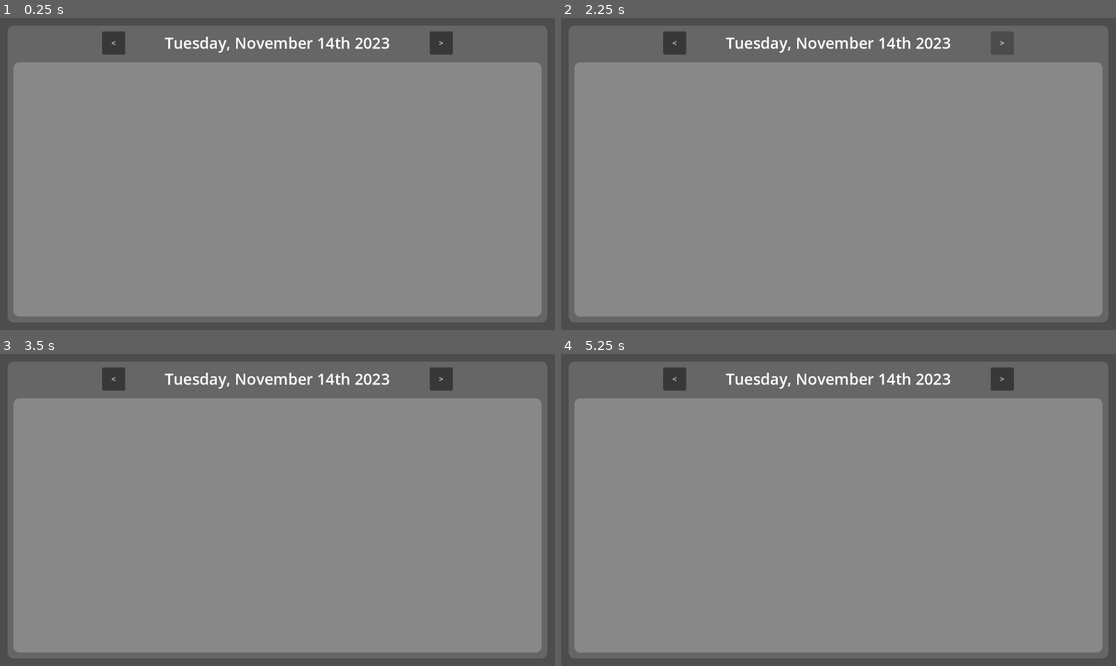
Above: before the commit, frames 1-4 (two rows, left to right).
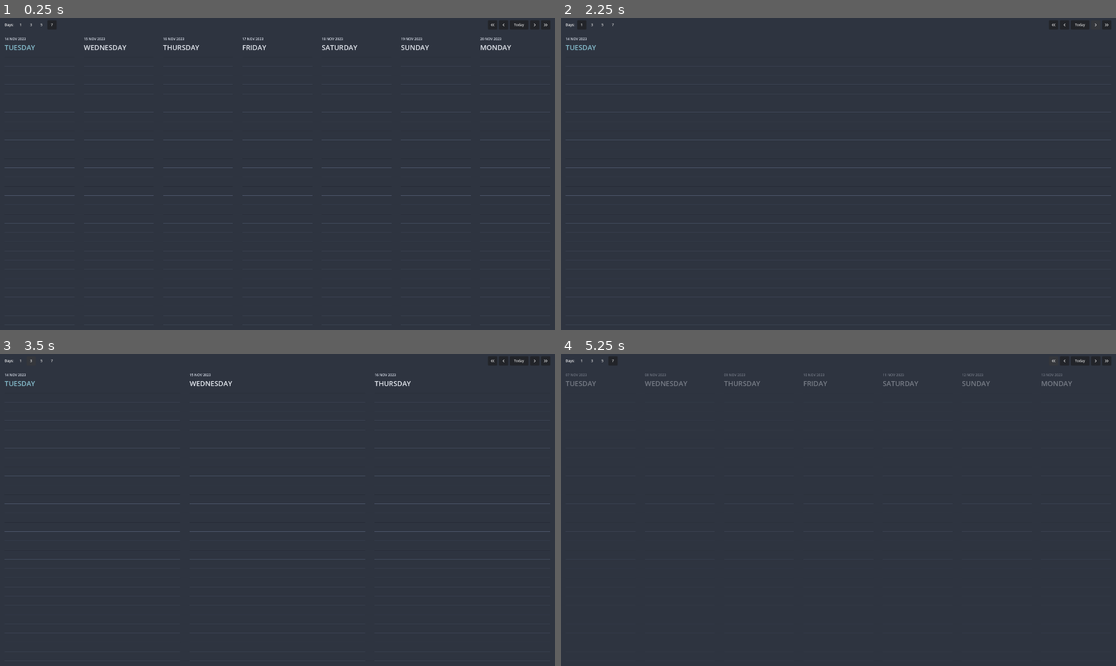
Above: after the commit, the same moments.

Repository: njamster/habituary
Game: Godot game, scene res://main_window/main_window.tscn
Same seed, same stepped clock (60 frames per second), same inputs: the game is played once before the commit and once after it. Before the commit the project starts from res://day_panel/day_panel.tscn.
Inputs (mouse positions are in pixels of both pictures, inside the frame that each line leads up to; where the layout moved, square brackets give the same spot in the first picture):
- Up to frame 1 (0.25 s): no input
- Up to frame 2 (2.25 s): click (1066, 24) [672, 42] at 0.5 s; click (583, 24) at 1.25 s, where only the run after the commit has a clickable "1"; click (1093, 24) [1005, 42] at 2 s
- Up to frame 3 (3.5 s): click (33, 360) at 2.75 s, where only the run after the commit has a clickable "3"
- Up to frame 4 (5.25 s): click (605, 360) at 3.5 s, where only the run after the commit has a clickable "5"; click (610, 360) at 4.25 s, where only the run after the commit has a clickable "7"; click (1054, 360) at 5.02 s

The runs differ from the first frame. In frame 1, 99% of the frame differs, in the area x 0-100%, y 0-100%; in frame 2, 99%; in frame 3, 99%; in frame 4, 99%.

Commit message:
Rework UI, Pt. 1
- Users can choose between viewing 1, 3, 5 or 7 days at once
- A navigation panel allows shifting the view by one day or one week
  forwards/backwards at the click of a button each
- The current day is highlighted in a different color
- Past days are dimmed down to 0.4 of their alpha value
- Colors mostly stem from the "Nord" color theme for now
- The 'add_days' function now returns a newly created object

Diff:
--- a/custom/resources/date.gd
+++ b/custom/resources/date.gd
@@ -98,7 +98,8 @@
 
 
 func add_days(shift: int) -> Date:
-	assert(shift != 0)
+	if shift == 0:
+		return self
 
 	var new_day = day + shift
 	var new_month = month
@@ -121,12 +122,12 @@
 			days_in_current_month = Date._days_in_month(new_month, new_year)
 			new_day += days_in_current_month
 
-	day = new_day
-	month = new_month
-	year = new_year
-	weekday = wrapi(weekday + shift, 1, 8)
-
-	return self
+	return Date.new({
+		"year": new_year,
+		"month": new_month,
+		"day": new_day,
+		"weekday": wrapi(weekday + shift, 0, 7)
+	})
 
 
 func format(format_string: String) -> String:
@@ -140,6 +141,20 @@
 			output += string
 
 	return output
+
+
+func is_today() -> bool:
+	var date_dict := Time.get_date_dict_from_system()
+	return date_dict.year == self.year and \
+		date_dict.month == self.month and \
+		date_dict.day == self.day
+
+
+func is_past() -> bool:
+	var date_dict := Time.get_date_dict_from_system()
+	return date_dict.year > self.year or \
+		date_dict.year == self.year and date_dict.month > self.month or \
+		date_dict.year == self.year and date_dict.month == self.month and date_dict.day > self.day
 
 
 static func _to_ordinal(n: int) -> String:
--- a/day_panel/day_panel.gd
+++ b/day_panel/day_panel.gd
@@ -1,147 +1,162 @@
 extends Control
 
-const TODO_ITEM := preload("res://day_panel/todo_item/todo_item.tscn")
-
-var current_day : Date:
+var day : Date:
 	set(value):
-		current_day = value
+		day = value
 		if is_inside_tree():
-			DATE.text = current_day.format(Settings.date_format_show)
-			for child in ITEMS.get_children():
-				child.free()
-			load_day(current_day)
-
-@onready var DATE := %Date
-@onready var ITEMS := %Items
+			%Date.text = day.format("DD MMM YYYY")
+			%Day.text = day.format("dddd")
+			if day.is_past():
+				modulate.a = 0.4
+			elif day.is_today():
+				%Day.add_theme_color_override("font_color", Color("88c0d0"))
 
 
 func _ready() -> void:
-	current_day = Date.new(Time.get_date_dict_from_system())
-	SaveTimer.timeout.connect(save_current_day)
+	day = day
 
-
-func _notification(what):
-	if what == NOTIFICATION_WM_CLOSE_REQUEST:
-		if not SaveTimer.is_stopped():
-			SaveTimer.stop()
-			save_current_day()
-		get_tree().quit()
-
-
-func save_current_day() -> void:
-	var todo_list = ""
-	for todo_item in ITEMS.get_children():
-		if todo_item.done:
-			todo_list += "- [x] "
-		else:
-			todo_list += "- [ ] "
-		todo_list += todo_item.text + "\n"
-
-	var file_name := current_day.format(Settings.date_format_save) + ".txt"
-	if todo_list:
-		var file := FileAccess.open(Settings.store_path + "/" + file_name, FileAccess.WRITE)
-		file.store_string(todo_list)
-	else:
-		DirAccess.remove_absolute(Settings.store_path + "/" + file_name)
-
-
-func load_day(day: Date) -> void:
-	var file_name := day.format(Settings.date_format_save) + ".txt"
-	var file := FileAccess.open(Settings.store_path + "/" + file_name, FileAccess.READ)
-	if file:
-		while file.get_position() < file.get_length():
-			var todo_item := TODO_ITEM.instantiate()
-
-			var next_line := file.get_line()
-			if next_line.begins_with("- [ ] "):
-				todo_item.text = next_line.lstrip("- [ ] ")
-				todo_item.done = false
-			elif next_line.begins_with("- [x] "):
-				todo_item.text = next_line.lstrip("- [x] ")
-				todo_item.done = true
-			else:
-				# TODO: print warning
-				continue
-
-			ITEMS.add_child(todo_item)
-
-		# select first item in the list that is *not* done
-		for item in ITEMS.get_children():
-			if not item.done:
-				item.grab_focus()
-				break
-
-
-func _unhandled_input(event: InputEvent) -> void:
-	var focused_item = get_viewport().gui_get_focus_owner()
-
-	if event.is_action_pressed("add_item_below", false, true) or event.is_action_pressed("add_item_above", false, true):
-		var todo_item := TODO_ITEM.instantiate()
-		if not focused_item:
-			ITEMS.add_child(todo_item)
-		else:
-			focused_item.add_sibling(todo_item)
-			if event.is_action_pressed("add_item_above", false, true):
-				ITEMS.move_child(todo_item, max(focused_item.get_index(), 0))
-		todo_item.edit()
-	elif event.is_action_pressed("shift_item_up", false, true):
-		if focused_item:
-			ITEMS.move_child(focused_item, clamp(focused_item.get_index() - 1, 0, ITEMS.get_child_count()))
-		SaveTimer.start()
-	elif event.is_action_pressed("shift_item_down", false, true):
-		if focused_item:
-			ITEMS.move_child(focused_item, clamp(focused_item.get_index() + 1, 0, ITEMS.get_child_count()))
-		SaveTimer.start()
-	elif event.is_action_pressed("move_up", false, true):
-		if focused_item:
-			var previous_item := focused_item.find_valid_focus_neighbor(SIDE_TOP)
-			if previous_item:
-				previous_item.grab_focus()
-	elif event.is_action_pressed("move_down", false, true):
-		if focused_item:
-			var next_item := focused_item.find_valid_focus_neighbor(SIDE_BOTTOM)
-			if next_item:
-				next_item.grab_focus()
-	elif event.is_action_pressed("select_first_item", false, true):
-		if ITEMS.get_child_count():
-			ITEMS.get_child(0).grab_focus()
-	elif event.is_action_pressed("select_last_item", false, true):
-		if ITEMS.get_child_count():
-			ITEMS.get_child(-1).grab_focus()
-	elif event.is_action_pressed("previous_day", false, true):
-		_on_prev_day_pressed()
-	elif event.is_action_pressed("next_day", false, true):
-		_on_next_day_pressed()
-	elif event.is_action_pressed("replace_item_text", false, true):
-		if focused_item:
-			focused_item.edit()
-	elif event.is_action_pressed("prepend_item_text", false, true):
-		if focused_item:
-			focused_item.edit(-1)
-	elif event.is_action_pressed("append_item_text", false, true):
-		if focused_item:
-			focused_item.edit(+1)
-	elif event.is_action_pressed("delete_item", false, true):
-		if not focused_item:
-			return
-		elif focused_item.get_index() == 0:
-			if ITEMS.get_child_count() > 1:
-				ITEMS.get_child(1).grab_focus()
-		else:
-			ITEMS.get_child(focused_item.get_index() - 1).grab_focus()
-		focused_item.queue_free()
-		SaveTimer.start()
-
-
-func _on_prev_day_pressed() -> void:
-	if not SaveTimer.is_stopped():
-		SaveTimer.stop()
-		save_current_day()
-	current_day = current_day.add_days(-1)
-
-
-func _on_next_day_pressed() -> void:
-	if not SaveTimer.is_stopped():
-		SaveTimer.stop()
-		save_current_day()
-	current_day = current_day.add_days(1)
+#const TODO_ITEM := preload("res://day_panel/todo_item/todo_item.tscn")
+#
+#var current_day : Date:
+	#set(value):
+		#current_day = value
+		#if is_inside_tree():
+			#DATE.text = current_day.format(Settings.date_format_show)
+			#for child in ITEMS.get_children():
+				#child.free()
+			#load_day(current_day)
+#
+#@onready var DATE := %Date
+#@onready var ITEMS := %Items
+#
+#
+#func _ready() -> void:
+	#current_day = Date.new(Time.get_date_dict_from_system())
+	#SaveTimer.timeout.connect(save_current_day)
+#
+#
+#func _notification(what):
+	#if what == NOTIFICATION_WM_CLOSE_REQUEST:
+		#if not SaveTimer.is_stopped():
+			#SaveTimer.stop()
+			#save_current_day()
+		#get_tree().quit()
+#
+#
+#func save_current_day() -> void:
+	#var todo_list = ""
+	#for todo_item in ITEMS.get_children():
+		#if todo_item.done:
+			#todo_list += "- [x] "
+		#else:
+			#todo_list += "- [ ] "
+		#todo_list += todo_item.text + "\n"
+#
+	#var file_name := current_day.format(Settings.date_format_save) + ".txt"
+	#if todo_list:
+		#var file := FileAccess.open(Settings.store_path + "/" + file_name, FileAccess.WRITE)
+		#file.store_string(todo_list)
+	#else:
+		#DirAccess.remove_absolute(Settings.store_path + "/" + file_name)
+#
+#
+#func load_day(day: Date) -> void:
+	#var file_name := day.format(Settings.date_format_save) + ".txt"
+	#var file := FileAccess.open(Settings.store_path + "/" + file_name, FileAccess.READ)
+	#if file:
+		#while file.get_position() < file.get_length():
+			#var todo_item := TODO_ITEM.instantiate()
+#
+			#var next_line := file.get_line()
+			#if next_line.begins_with("- [ ] "):
+				#todo_item.text = next_line.lstrip("- [ ] ")
+				#todo_item.done = false
+			#elif next_line.begins_with("- [x] "):
+				#todo_item.text = next_line.lstrip("- [x] ")
+				#todo_item.done = true
+			#else:
+				## TODO: print warning
+				#continue
+#
+			#ITEMS.add_child(todo_item)
+#
+		## select first item in the list that is *not* done
+		#for item in ITEMS.get_children():
+			#if not item.done:
+				#item.grab_focus()
+				#break
+#
+#
+#func _unhandled_input(event: InputEvent) -> void:
+	#var focused_item = get_viewport().gui_get_focus_owner()
+#
+	#if event.is_action_pressed("add_item_below", false, true) or event.is_action_pressed("add_item_above", false, true):
+		#var todo_item := TODO_ITEM.instantiate()
+		#if not focused_item:
+			#ITEMS.add_child(todo_item)
+		#else:
+			#focused_item.add_sibling(todo_item)
+			#if event.is_action_pressed("add_item_above", false, true):
+				#ITEMS.move_child(todo_item, max(focused_item.get_index(), 0))
+		#todo_item.edit()
+	#elif event.is_action_pressed("shift_item_up", false, true):
+		#if focused_item:
+			#ITEMS.move_child(focused_item, clamp(focused_item.get_index() - 1, 0, ITEMS.get_child_count()))
+		#SaveTimer.start()
+	#elif event.is_action_pressed("shift_item_down", false, true):
+		#if focused_item:
+			#ITEMS.move_child(focused_item, clamp(focused_item.get_index() + 1, 0, ITEMS.get_child_count()))
+		#SaveTimer.start()
+	#elif event.is_action_pressed("move_up", false, true):
+		#if focused_item:
+			#var previous_item := focused_item.find_valid_focus_neighbor(SIDE_TOP)
+			#if previous_item:
+				#previous_item.grab_focus()
+	#elif event.is_action_pressed("move_down", false, true):
+		#if focused_item:
+			#var next_item := focused_item.find_valid_focus_neighbor(SIDE_BOTTOM)
+			#if next_item:
+				#next_item.grab_focus()
+	#elif event.is_action_pressed("select_first_item", false, true):
+		#if ITEMS.get_child_count():
+			#ITEMS.get_child(0).grab_focus()
+	#elif event.is_action_pressed("select_last_item", false, true):
+		#if ITEMS.get_child_count():
+			#ITEMS.get_child(-1).grab_focus()
+	#elif event.is_action_pressed("previous_day", false, true):
+		#_on_prev_day_pressed()
+	#elif event.is_action_pressed("next_day", false, true):
+		#_on_next_day_pressed()
+	#elif event.is_action_pressed("replace_item_text", false, true):
+		#if focused_item:
+			#focused_item.edit()
+	#elif event.is_action_pressed("prepend_item_text", false, true):
+		#if focused_item:
+			#focused_item.edit(-1)
+	#elif event.is_action_pressed("append_item_text", false, true):
+		#if focused_item:
+			#focused_item.edit(+1)
+	#elif event.is_action_pressed("delete_item", false, true):
+		#if not focused_item:
+			#return
+		#elif focused_item.get_index() == 0:
+			#if ITEMS.get_child_count() > 1:
+				#ITEMS.get_child(1).grab_focus()
+		#else:
+			#ITEMS.get_child(focused_item.get_index() - 1).grab_focus()
+		#focused_item.queue_free()
+		#SaveTimer.start()
+#
+#
+#func _on_prev_day_pressed() -> void:
+	#if not SaveTimer.is_stopped():
+		#SaveTimer.stop()
+		#save_current_day()
+	#current_day = current_day.add_days(-1)
+#
+#
+#func _on_next_day_pressed() -> void:
+	#if not SaveTimer.is_stopped():
+		#SaveTimer.stop()
+		#save_current_day()
+	#current_day = current_day.add_days(1)
--- a/day_panel/day_panel.tscn
+++ b/day_panel/day_panel.tscn
@@ -1,115 +1,59 @@
-[gd_scene load_steps=4 format=3 uid="uid://cmdy32v105kli"]
+[gd_scene load_steps=3 format=3 uid="uid://cmdy32v105kli"]
 
-[ext_resource type="Script" path="res://day_panel/day_panel.gd" id="1_s0rnw"]
+[ext_resource type="Script" path="res://day_panel/day_panel.gd" id="1_bfa8x"]
+[ext_resource type="Texture2D" uid="uid://mvrb0206nsy5" path="res://day_panel/images/line.png" id="1_guso1"]
 
-[sub_resource type="StyleBoxFlat" id="StyleBoxFlat_xewrq"]
-bg_color = Color(0.4, 0.4, 0.4, 1)
-corner_radius_top_left = 12
-corner_radius_top_right = 12
-corner_radius_bottom_right = 12
-corner_radius_bottom_left = 12
-
-[sub_resource type="StyleBoxFlat" id="StyleBoxFlat_axcjp"]
-bg_color = Color(0.533333, 0.533333, 0.533333, 1)
-corner_radius_top_left = 12
-corner_radius_top_right = 12
-corner_radius_bottom_right = 12
-corner_radius_bottom_left = 12
-
-[node name="DayPanel" type="Control"]
-layout_mode = 3
+[node name="DayPanel" type="VBoxContainer"]
 anchors_preset = 15
 anchor_right = 1.0
 anchor_bottom = 1.0
 grow_horizontal = 2
 grow_vertical = 2
-script = ExtResource("1_s0rnw")
+size_flags_horizontal = 3
+size_flags_vertical = 3
+theme_override_constants/separation = 16
+script = ExtResource("1_bfa8x")
 
-[node name="OuterMargin" type="MarginContainer" parent="."]
-layout_mode = 1
-anchors_preset = 15
-anchor_right = 1.0
-anchor_bottom = 1.0
-grow_horizontal = 2
-grow_vertical = 2
-theme_override_constants/margin_left = 16
-theme_override_constants/margin_top = 16
-theme_override_constants/margin_right = 16
-theme_override_constants/margin_bottom = 16
+[node name="Heading" type="VBoxContainer" parent="."]
+layout_mode = 2
 
-[node name="Panel" type="Panel" parent="OuterMargin"]
+[node name="Date" type="Label" parent="Heading"]
+unique_name_in_owner = true
 layout_mode = 2
-theme_override_styles/panel = SubResource("StyleBoxFlat_xewrq")
+theme_override_colors/font_color = Color(0.847059, 0.870588, 0.913725, 1)
+theme_override_font_sizes/font_size = 12
+text = "13 Jun 2024
+"
+uppercase = true
 
-[node name="InnerMargin" type="MarginContainer" parent="OuterMargin"]
+[node name="Day" type="Label" parent="Heading"]
+unique_name_in_owner = true
 layout_mode = 2
-theme_override_constants/margin_left = 12
-theme_override_constants/margin_top = 12
-theme_override_constants/margin_right = 12
-theme_override_constants/margin_bottom = 12
+theme_override_colors/font_color = Color(0.898039, 0.913725, 0.941176, 1)
+theme_override_font_sizes/font_size = 24
+text = "Thursday"
+uppercase = true
 
-[node name="VBox" type="VBoxContainer" parent="OuterMargin/InnerMargin"]
-layout_mode = 2
-theme_override_constants/separation = 16
-
-[node name="HBox" type="HBoxContainer" parent="OuterMargin/InnerMargin/VBox"]
-layout_mode = 2
-size_flags_horizontal = 4
-theme_override_constants/separation = 16
-
-[node name="PrevDay" type="Button" parent="OuterMargin/InnerMargin/VBox/HBox"]
-custom_minimum_size = Vector2(48, 48)
-layout_mode = 2
-size_flags_horizontal = 4
-size_flags_vertical = 4
-focus_mode = 0
-text = "<"
-
-[node name="Date" type="Label" parent="OuterMargin/InnerMargin/VBox/HBox"]
-unique_name_in_owner = true
-custom_minimum_size = Vector2(600, 0)
-layout_mode = 2
-theme_override_font_sizes/font_size = 32
-text = "Sat, 20th May 2024"
-horizontal_alignment = 1
-
-[node name="NextDay" type="Button" parent="OuterMargin/InnerMargin/VBox/HBox"]
-custom_minimum_size = Vector2(48, 48)
-layout_mode = 2
-size_flags_horizontal = 4
-size_flags_vertical = 4
-focus_mode = 0
-text = ">"
-
-[node name="Scrollable" type="ScrollContainer" parent="OuterMargin/InnerMargin/VBox"]
+[node name="ScrollContainer" type="ScrollContainer" parent="."]
 layout_mode = 2
 size_flags_vertical = 3
-follow_focus = true
-horizontal_scroll_mode = 0
 
-[node name="Panel" type="Panel" parent="OuterMargin/InnerMargin/VBox/Scrollable"]
+[node name="InnerMargin" type="MarginContainer" parent="ScrollContainer"]
 layout_mode = 2
 size_flags_horizontal = 3
 size_flags_vertical = 3
-theme_override_styles/panel = SubResource("StyleBoxFlat_axcjp")
 
-[node name="InnerMargin" type="MarginContainer" parent="OuterMargin/InnerMargin/VBox/Scrollable/Panel"]
-layout_mode = 1
-anchors_preset = 15
-anchor_right = 1.0
-anchor_bottom = 1.0
-grow_horizontal = 2
-grow_vertical = 2
-theme_override_constants/margin_left = 12
-theme_override_constants/margin_top = 12
-theme_override_constants/margin_right = 12
-theme_override_constants/margin_bottom = 12
+[node name="Lines" type="TextureRect" parent="ScrollContainer/InnerMargin"]
+self_modulate = Color(0.298039, 0.337255, 0.415686, 1)
+layout_mode = 2
+size_flags_horizontal = 3
+size_flags_vertical = 3
+texture = ExtResource("1_guso1")
+stretch_mode = 1
 
-[node name="Items" type="VBoxContainer" parent="OuterMargin/InnerMargin/VBox/Scrollable/Panel/InnerMargin"]
+[node name="Items" type="VBoxContainer" parent="ScrollContainer/InnerMargin"]
 unique_name_in_owner = true
 layout_mode = 2
 size_flags_horizontal = 3
 size_flags_vertical = 3
-
-[connection signal="pressed" from="OuterMargin/InnerMargin/VBox/HBox/PrevDay" to="." method="_on_prev_day_pressed"]
-[connection signal="pressed" from="OuterMargin/InnerMargin/VBox/HBox/NextDay" to="." method="_on_next_day_pressed"]
+theme_override_constants/separation = 0
--- /dev/null
+++ b/main_window/images/arrow_left.svg
@@ -0,0 +1 @@
+<svg xmlns="http://www.w3.org/2000/svg" height="20px" viewBox="0 -960 960 960" width="20px" fill="#FFFFFF"><path d="M576-240 336-480l240-240 51 51-189 189 189 189-51 51Z"/></svg>
--- /dev/null
+++ b/main_window/images/arrow_right.svg
@@ -0,0 +1 @@
+<svg xmlns="http://www.w3.org/2000/svg" height="20px" viewBox="0 -960 960 960" width="20px" fill="#FFFFFF"><path d="M522-480 333-669l51-51 240 240-240 240-51-51 189-189Z"/></svg>
--- /dev/null
+++ b/main_window/images/double_arrow_left.svg
@@ -0,0 +1 @@
+<svg xmlns="http://www.w3.org/2000/svg" height="20px" viewBox="0 -960 960 960" width="20px" fill="#FFFFFF"><path d="M432-240 192-480l240-240 51 51-189 189 189 189-51 51Zm285 0L477-480l240-240 51 51-189 189 189 189-51 51Z"/></svg>
--- /dev/null
+++ b/main_window/images/double_arrow_right.svg
@@ -0,0 +1 @@
+<svg xmlns="http://www.w3.org/2000/svg" height="20px" viewBox="0 -960 960 960" width="20px" fill="#FFFFFF"><path d="M381-480 192-669l51-51 240 240-240 240-51-51 189-189Zm285 0L477-669l51-51 240 240-240 240-51-51 189-189Z"/></svg>
--- /dev/null
+++ b/main_window/main_window.gd
@@ -0,0 +1,66 @@
+extends Control
+
+const DAY_PANEL := preload("res://day_panel/day_panel.tscn")
+
+var today := Date.new(Time.get_date_dict_from_system())
+
+var current_day : Date:
+	set(value):
+		current_day = value
+		if is_inside_tree():
+			# remove old panels
+			for child in %Lists.get_children():
+				%Lists.remove_child(child)
+			# add new panels
+			for i in days_shown:
+				var day_panel := DAY_PANEL.instantiate()
+				day_panel.day = current_day.add_days(i)
+				%Lists.add_child(day_panel)
+
+var days_shown := 7:
+	set(value):
+		days_shown = value
+		if is_inside_tree():
+			# remove old panels
+			for child in %Lists.get_children():
+				%Lists.remove_child(child)
+			# add new panels
+			for i in days_shown:
+				var day_panel := DAY_PANEL.instantiate()
+				day_panel.day = current_day.add_days(i)
+				%Lists.add_child(day_panel)
+
+
+func _ready() -> void:
+	for day_button in %Buttons.get_children():
+		day_button.pressed.connect(_on_day_button_pressed.bind(day_button))
+
+
+	current_day = today
+	days_shown = days_shown
+
+
+func _on_day_button_pressed(button: Button):
+	for day_button in %Buttons.get_children():
+		day_button.flat = (day_button != button)
+	days_shown = int(button.text)
+
+
+func _on_prev_week_pressed() -> void:
+	current_day = current_day.add_days(-7)
+
+
+func _on_prev_day_pressed() -> void:
+	current_day = current_day.add_days(-1)
+
+
+func _on_today_pressed() -> void:
+	current_day = today
+
+
+func _on_next_day_pressed() -> void:
+	current_day = current_day.add_days(1)
+
+
+func _on_next_week_pressed() -> void:
+	current_day = current_day.add_days(7)
--- /dev/null
+++ b/main_window/main_window.tscn
@@ -0,0 +1,148 @@
+[gd_scene load_steps=6 format=3 uid="uid://bdu13hjjrxtck"]
+
+[ext_resource type="Texture2D" uid="uid://chktoo07i7nmo" path="res://main_window/images/arrow_right.svg" id="1_d23nu"]
+[ext_resource type="Script" path="res://main_window/main_window.gd" id="1_rgdse"]
+[ext_resource type="Texture2D" uid="uid://xq8m4hv7ik13" path="res://main_window/images/double_arrow_left.svg" id="1_wnesc"]
+[ext_resource type="Texture2D" uid="uid://dvcq5xi5c2om1" path="res://main_window/images/double_arrow_right.svg" id="2_h3dt3"]
+[ext_resource type="Texture2D" uid="uid://dvepcwo8suqqo" path="res://main_window/images/arrow_left.svg" id="2_uemba"]
+
+[node name="MainWindow" type="ColorRect"]
+anchors_preset = 15
+anchor_right = 1.0
+anchor_bottom = 1.0
+grow_horizontal = 2
+grow_vertical = 2
+color = Color(0.180392, 0.203922, 0.25098, 1)
+script = ExtResource("1_rgdse")
+
+[node name="OuterMargin" type="MarginContainer" parent="."]
+layout_mode = 1
+anchors_preset = 15
+anchor_right = 1.0
+anchor_bottom = 1.0
+grow_horizontal = 2
+grow_vertical = 2
+theme_override_constants/margin_left = 16
+theme_override_constants/margin_top = 8
+theme_override_constants/margin_right = 16
+theme_override_constants/margin_bottom = 16
+
+[node name="VBox" type="VBoxContainer" parent="OuterMargin"]
+layout_mode = 2
+theme_override_constants/separation = 24
+
+[node name="HBox" type="HBoxContainer" parent="OuterMargin/VBox"]
+layout_mode = 2
+
+[node name="Days" type="HBoxContainer" parent="OuterMargin/VBox/HBox"]
+layout_mode = 2
+theme_override_constants/separation = 8
+alignment = 1
+
+[node name="Label" type="Label" parent="OuterMargin/VBox/HBox/Days"]
+layout_mode = 2
+theme_override_font_sizes/font_size = 12
+text = "Days:"
+
+[node name="Buttons" type="HBoxContainer" parent="OuterMargin/VBox/HBox/Days"]
+unique_name_in_owner = true
+layout_mode = 2
+theme_override_constants/separation = 4
+
+[node name="1" type="Button" parent="OuterMargin/VBox/HBox/Days/Buttons"]
+custom_minimum_size = Vector2(32, 32)
+layout_mode = 2
+focus_mode = 0
+mouse_default_cursor_shape = 2
+theme_override_font_sizes/font_size = 12
+text = "1"
+flat = true
+
+[node name="3" type="Button" parent="OuterMargin/VBox/HBox/Days/Buttons"]
+custom_minimum_size = Vector2(32, 32)
+layout_mode = 2
+focus_mode = 0
+mouse_default_cursor_shape = 2
+theme_override_font_sizes/font_size = 12
+text = "3"
+flat = true
+
+[node name="5" type="Button" parent="OuterMargin/VBox/HBox/Days/Buttons"]
+custom_minimum_size = Vector2(32, 32)
+layout_mode = 2
+focus_mode = 0
+mouse_default_cursor_shape = 2
+theme_override_font_sizes/font_size = 12
+text = "5"
+flat = true
+
+[node name="7" type="Button" parent="OuterMargin/VBox/HBox/Days/Buttons"]
+custom_minimum_size = Vector2(32, 32)
+layout_mode = 2
+focus_mode = 0
+mouse_default_cursor_shape = 2
+theme_override_font_sizes/font_size = 12
+text = "7"
+
+[node name="Navigation" type="HBoxContainer" parent="OuterMargin/VBox/HBox"]
+layout_mode = 2
+size_flags_horizontal = 10
+theme_override_constants/separation = 6
+alignment = 1
+
+[node name="PrevWeek" type="Button" parent="OuterMargin/VBox/HBox/Navigation"]
+custom_minimum_size = Vector2(32, 32)
+layout_mode = 2
+focus_mode = 0
+mouse_default_cursor_shape = 2
+theme_override_font_sizes/font_size = 12
+icon = ExtResource("1_wnesc")
+icon_alignment = 1
+
+[node name="PrevDay" type="Button" parent="OuterMargin/VBox/HBox/Navigation"]
+custom_minimum_size = Vector2(32, 32)
+layout_mode = 2
+focus_mode = 0
+mouse_default_cursor_shape = 2
+theme_override_font_sizes/font_size = 12
+icon = ExtResource("2_uemba")
+icon_alignment = 1
+
+[node name="Today" type="Button" parent="OuterMargin/VBox/HBox/Navigation"]
+custom_minimum_size = Vector2(64, 32)
+layout_mode = 2
+focus_mode = 0
+mouse_default_cursor_shape = 2
+theme_override_font_sizes/font_size = 12
+text = "Today"
+icon_alignment = 1
+
+[node name="NextDay" type="Button" parent="OuterMargin/VBox/HBox/Navigation"]
+custom_minimum_size = Vector2(32, 32)
+layout_mode = 2
+focus_mode = 0
+mouse_default_cursor_shape = 2
+theme_override_font_sizes/font_size = 12
+icon = ExtResource("1_d23nu")
+icon_alignment = 1
+
+[node name="NextWeek" type="Button" parent="OuterMargin/VBox/HBox/Navigation"]
+custom_minimum_size = Vector2(32, 32)
+layout_mode = 2
+focus_mode = 0
+mouse_default_cursor_shape = 2
+theme_override_font_sizes/font_size = 12
+icon = ExtResource("2_h3dt3")
+icon_alignment = 1
+
+[node name="Lists" type="HBoxContainer" parent="OuterMargin/VBox"]
+unique_name_in_owner = true
+layout_mode = 2
+size_flags_vertical = 3
+theme_override_constants/separation = 32
+
+[connection signal="pressed" from="OuterMargin/VBox/HBox/Navigation/PrevWeek" to="." method="_on_prev_week_pressed"]
+[connection signal="pressed" from="OuterMargin/VBox/HBox/Navigation/PrevDay" to="." method="_on_prev_day_pressed"]
+[connection signal="pressed" from="OuterMargin/VBox/HBox/Navigation/Today" to="." method="_on_today_pressed"]
+[connection signal="pressed" from="OuterMargin/VBox/HBox/Navigation/NextDay" to="." method="_on_next_day_pressed"]
+[connection signal="pressed" from="OuterMargin/VBox/HBox/Navigation/NextWeek" to="." method="_on_next_week_pressed"]
--- a/project.godot
+++ b/project.godot
@@ -11,7 +11,7 @@
 [application]
 
 config/name="Habituary"
-run/main_scene="res://day_panel/day_panel.tscn"
+run/main_scene="res://main_window/main_window.tscn"
 config/features=PackedStringArray("4.2", "GL Compatibility")
 run/low_processor_mode=true
 config/icon="res://icon.svg"
@@ -20,6 +20,11 @@
 
 Settings="*res://autoloads/settings.gd"
 SaveTimer="*res://autoloads/save_timer.gd"
+
+[display]
+
+window/size/viewport_width=1920
+window/size/viewport_height=1080
 
 [filesystem]
 
Binary file added: day_panel/images/line.png
Not shown, added: day_panel/images/line.png.import
Not shown, added: main_window/images/arrow_left.svg.import
Not shown, added: main_window/images/arrow_right.svg.import
Not shown, added: main_window/images/double_arrow_left.svg.import
Not shown, added: main_window/images/double_arrow_right.svg.import
